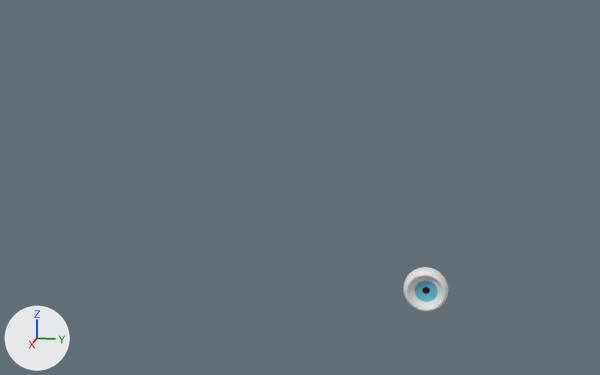
The FBX model Assets/AAAProyectoFinal/FBX Assets/Ojo.fbx, before and after one commit.
Before and after are seen from a 50 mm lens placed at (17.13, -1.68, 7.3), pointed at (1.57, -4.79, 3.41). Lighting does not change. The marker at lower left points along +X, +Y and +Z. Where no turn or scale is listed for an object, it has been applied to the vertices.

Script lines for the objects in view, before the commit:
```python
me_sphere = bpy.data.meshes.new('Sphere')
me_sphere.from_pydata(...)  # 578 vertices, 608 faces; spans x -0.468..0.223, y -0.468..0.469, z -0.468..0.469
# faces by material slot: [64, 32, 512]
me_sphere.materials.append(mat_marron)  # cyan #65bad5
me_sphere.materials.append(mat_iris)  # black #000000
me_sphere.materials.append(mat_blanco)  # white #e7e7e7
ob_sphere = bpy.data.objects.new('Sphere', me_sphere)
ob_sphere.location = (0.54, -2.32, 1.09)
```
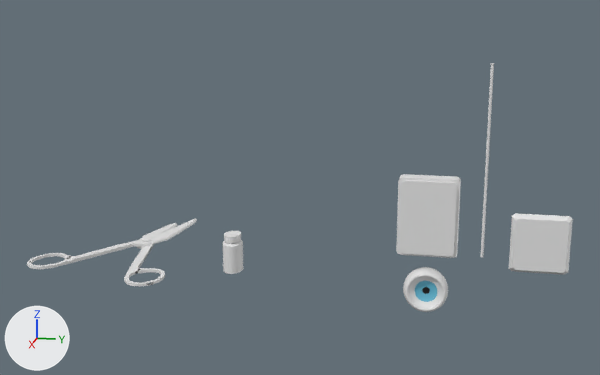
The newer file is also turned or shifted as a whole; pictures and numbers use the older file's frame.

What changed in the scene script:
```text
Add mat_material:
    mat_material = principled_material('Material')
    mat_material.base_color = (0.8, 0.8, 0.8)  # white #e7e7e7
    mat_material.roughness = 0.4
Add mat_material_001:
    mat_material_001 = principled_material('Material.001')
    mat_material_001.base_color = (0.8, 0.8, 0.8)  # white #e7e7e7
    mat_material_001.roughness = 0.4
Add me_circle:
    me_circle.from_pydata(...)  # 290 vertices, 320 faces; spans x -0.277..0.277, y -0.167..0.264, z -0.004..0.8
Add me_cube_004:
    me_cube_004.from_pydata(...)  # 648 vertices, 646 faces; spans x -0.06..0.06, y -0.586..0.586, z -1.0..0.226
Add me_cube_002:
    me_cube_002.from_pydata(...)  # 112 vertices, 92 faces; spans x -0.2..0.14, y -0.62..0.62, z -0.82..0.81
    me_cube_002.materials.append(mat_material)  # white #e7e7e7
Add me_cylinder:
    me_cylinder.from_pydata(...)  # 1088 vertices, 1058 faces; spans x -0.03..0.03, y -0.03..0.03, z -1.96..1.96
Add me_circle_002:
    me_circle_002.from_pydata(...)  # 961 vertices, 953 faces; spans x -24.3..18.5, y -11.0..18.2, z -0.3..1.4
Add me_cube_003:
    me_cube_003.from_pydata(...)  # 72 vertices, 68 faces; spans x 0.02..0.12, y -0.55..0.55, z -0.77..0.77
    me_cube_003.materials.append(mat_material_001)  # white #e7e7e7
Add ob_circle:
    ob_circle = bpy.data.objects.new('Circle', me_circle)
    ob_circle.location = (0.72, -6.48, 1.31)
Add ob_cube_002:
    ob_cube_002 = bpy.data.objects.new('Cube.002', me_cube_004)
    ob_cube_002.location = (0.54, -0.08, 2.59)
Add ob_cube:
    ob_cube = bpy.data.objects.new('Cube', me_cube_002)
    ob_cube.location = (0.54, -2.32, 2.68)
Add ob_cylinder:
    ob_cylinder = bpy.data.objects.new('Cylinder', me_cylinder)
    ob_cylinder.location = (0.54, -1.21, 3.84)
Add ob_circle_002:
    ob_circle_002 = bpy.data.objects.new('Circle.002', me_circle_002)
    ob_circle_002.location = (1.32, -8.14, 2.04)
    ob_circle_002.scale = (-0.0975, -0.0975, -0.0975)
Add ob_cube_001:
    ob_cube_001 = bpy.data.objects.new('Cube.001', me_cube_003)
    ob_cube_001.location = (0.6, -2.32, 2.68)
```

Where the change shows, as pixel boxes (x1, y1, x2, y2) in the pictures (600 x 375 px):
'Cube.001', added
    after: (400, 180, 457, 256)
'Cube.002', added
    after: (509, 213, 573, 275)
'Circle.002', added
    after: (27, 219, 197, 286)
'Cube', added
    after: (396, 174, 461, 258)
'Circle', added
    after: (222, 231, 243, 274)
'Cylinder', added
    after: (480, 63, 494, 257)
